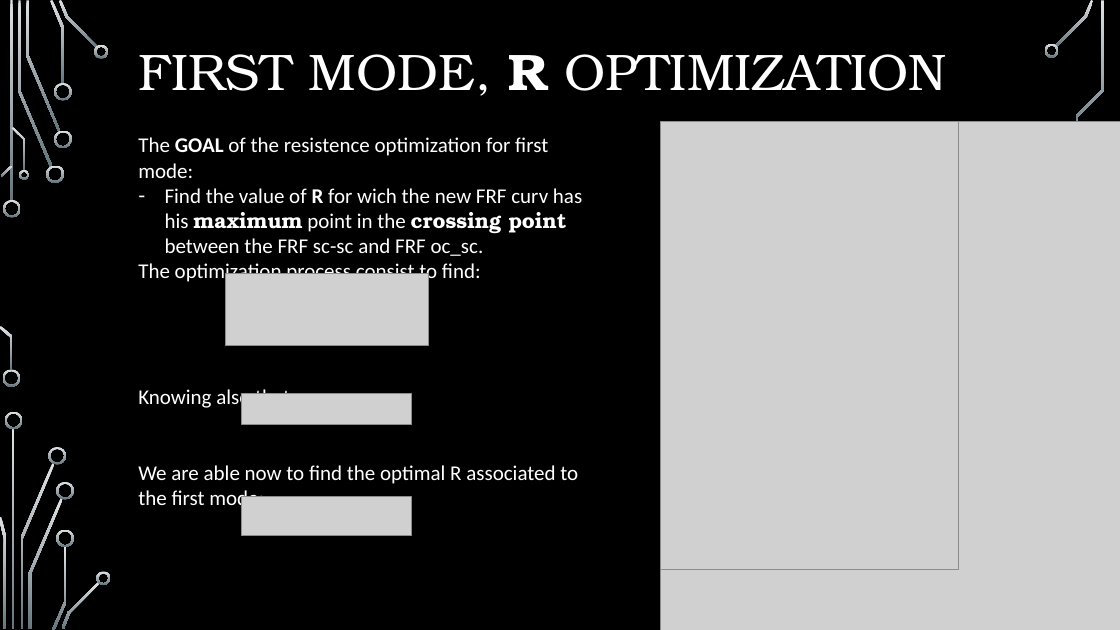
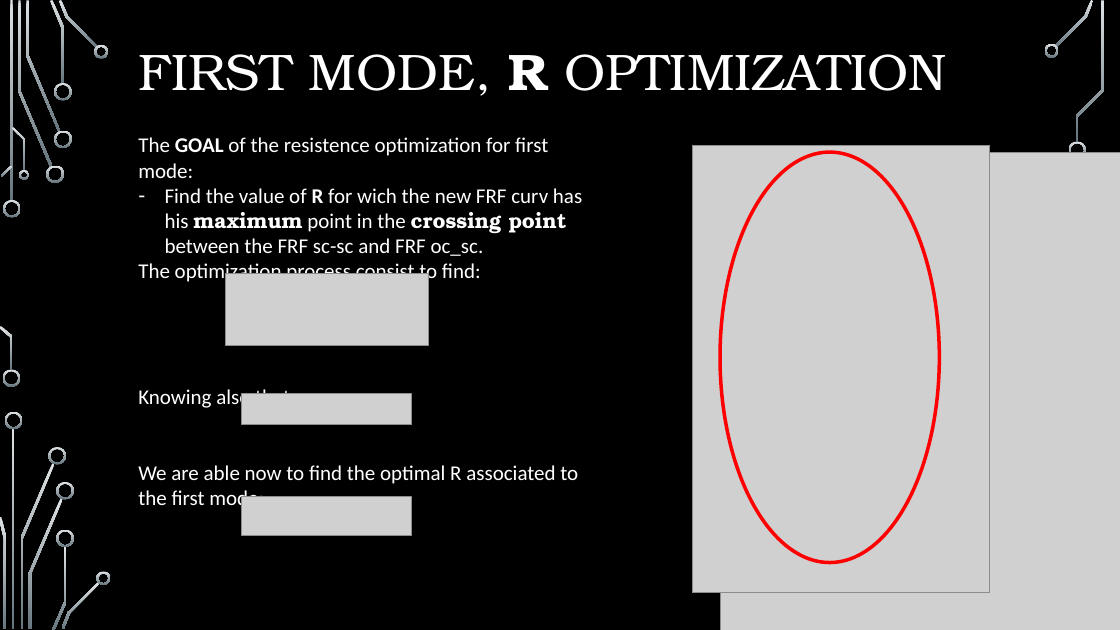
Before and after one commit to elchape99/SSCSA, a slide deck: slide 9 of presentazione_progetto.pptx. Drawn at 1120x630 pixels with LibreOffice and Linux fonts; fonts in the diff are those of the drawing; grey boxes stand for pictures; background and template pictures are left out. Boxes give left, top, right and bottom in pixels: in the first picture for what was removed or moved away, otherwise in the second. Text is boxed around its words. In the diff, an @@ line names an element or a change of style, - is before the commit and + after.

```diff
--- a/presentazione_progetto.pptx
+++ b/presentazione_progetto.pptx
@@ picture: place and size @@
-picture at box(660, 122, 958, 570)
+picture at box(692, 145, 990, 593)
@@ freeform shape added at box(1069, 141, 1086, 159), fill gradient #DFE3E5 to #65757D @@
@@ picture: place and size @@
-picture at box(660, 122, 1120, 630)
+picture at box(720, 152, 1120, 630)
@@ ellipse added at box(720, 152, 939, 563), outline #FF0000 3 pt @@
```
Also in this commit, not shown: 3 other slides changed, 1 slide added, 7 other files.
